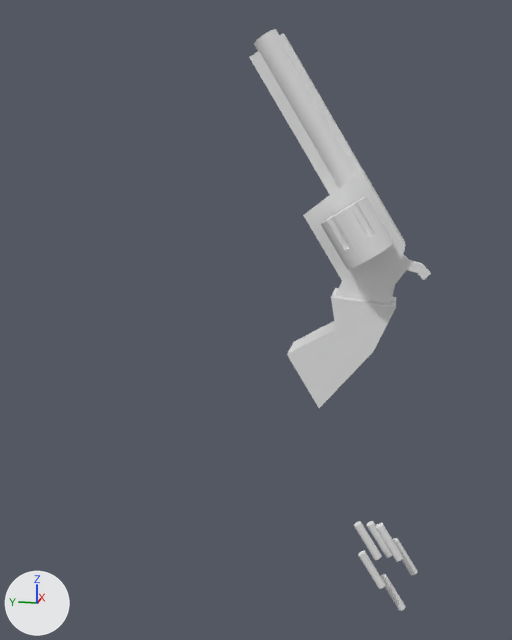
Two versions of the glTF model Models/Guns/revolver.glb, one commit apart.
Camera for both pictures: a camera (50 mm lens) standing at (-0.856, -0.042, 0.115) and looking at (-0.018, 0.126, -0.095). The axes (+X, +Y, +Z) are drawn at lower left. The lights are the same throughout. Both versions are drawn at frame 26 of the action 'Reload'; the numbers are the values there.

The first picture shows 'Bullet1', 'Bullet2', 'Bullet3', 'Bullet4', 'Bullet5', 'Bullet6', 'Cube', 'Cube.001', 'Cube.002', 'Cylinder', 'Cylinder.001'.
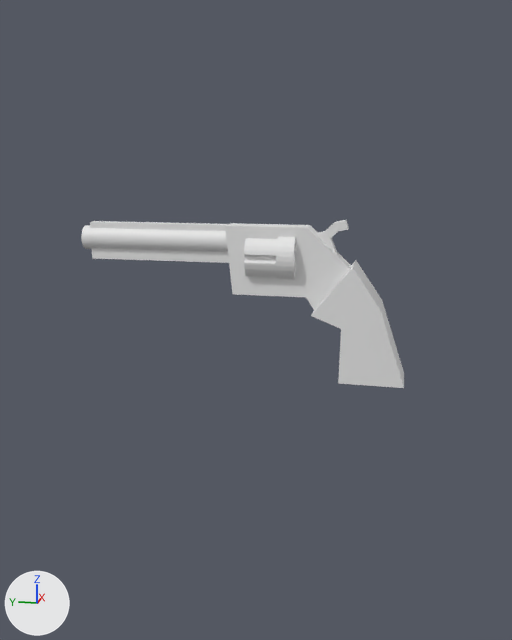
The change, as a diff of the scene's bpy script:
```diff
--- a/Models/Guns/revolver.glb.py
+++ b/Models/Guns/revolver.glb.py
@@ ob_bullet4 @@
 ob_bullet4 = bpy.data.objects.new('Bullet4', me_cylinder_012)
-ob_bullet4.parent = ob_bone_003
-ob_bullet4.location = (0.0, 0.0, 0.025)
-ob_bullet4.rotation_euler = (0.0, -3.142, 0.0)  # degrees (0, -180, 0)
+ob_bullet4.location = (0.0, 0.102, -0.0389)
+ob_bullet4.rotation_euler = (1.571, -3.142, 0.0)  # degrees (90, -180, 0)
 ob_bullet4.scale = (0.005, 0.005, 0.025)
@@ ob_bullet5 @@
 ob_bullet5 = bpy.data.objects.new('Bullet5', me_cylinder_013)
-ob_bullet5.parent = ob_bone_004
-ob_bullet5.location = (0.0, 0.0, 0.025)
-ob_bullet5.rotation_euler = (0.0, 3.142, 1.047)  # degrees (0, 180, 60)
+ob_bullet5.location = (-0.019, 0.102, -0.0279)
+ob_bullet5.rotation_euler = (1.571, -2.094, 0.0)  # degrees (90, -120, 0)
 ob_bullet5.scale = (0.005, 0.005, 0.025)
@@ ob_bullet6 @@
 ob_bullet6 = bpy.data.objects.new('Bullet6', me_cylinder_014)
-ob_bullet6.parent = ob_bone_005
-ob_bullet6.location = (0.0, 0.0, 0.025)
-ob_bullet6.rotation_euler = (-3.142, 0.0, -1.047)  # degrees (-180, 0, -60)
+ob_bullet6.location = (-0.019, 0.102, -0.00589)
+ob_bullet6.rotation_euler = (1.571, -1.047, 0.0)  # degrees (90, -60, 0)
 ob_bullet6.scale = (0.005, 0.005, 0.025)
@@ ob_bullet1 @@
 ob_bullet1 = bpy.data.objects.new('Bullet1', me_cylinder_009)
-ob_bullet1.parent = ob_bone_006
-ob_bullet1.location = (0.0, 0.0, 0.025)
-ob_bullet1.rotation_euler = (-3.142, 0.0, 0.0)  # degrees (-180, 0, 0)
+ob_bullet1.location = (0.0, 0.102, 0.0051)
+ob_bullet1.rotation_euler = (1.571, 0.0, 0.0)  # degrees (90, 0, 0)
 ob_bullet1.scale = (0.005, 0.005, 0.025)
@@ ob_bullet2 @@
 ob_bullet2 = bpy.data.objects.new('Bullet2', me_cylinder_010)
-ob_bullet2.parent = ob_bone_007
-ob_bullet2.location = (0.0, 0.0, 0.025)
-ob_bullet2.rotation_euler = (-3.142, 0.0, 1.047)  # degrees (-180, 0, 60)
+ob_bullet2.location = (0.019, 0.102, -0.00589)
+ob_bullet2.rotation_euler = (1.571, 1.047, 0.0)  # degrees (90, 60, 0)
 ob_bullet2.scale = (0.005, 0.005, 0.025)
@@ ob_bullet3 @@
 ob_bullet3 = bpy.data.objects.new('Bullet3', me_cylinder_011)
-ob_bullet3.parent = ob_bone_008
-ob_bullet3.location = (0.0, 0.0, 0.025)
-ob_bullet3.rotation_euler = (0.0, 3.142, -1.047)  # degrees (0, 180, -60)
+ob_bullet3.location = (0.019, 0.102, -0.0279)
+ob_bullet3.rotation_euler = (1.571, 2.094, 0.0)  # degrees (90, 120, 0)
 ob_bullet3.scale = (0.005, 0.005, 0.025)
@@ ob_cylinder @@
 ob_cylinder = bpy.data.objects.new('Cylinder', me_cylinder)
-ob_cylinder.parent = ob_bone_001
-ob_cylinder.location = (0.0, 0.0, 0.0294)
-ob_cylinder.rotation_euler = (1.571, 0.0, 0.0)  # degrees (90, 0, 0)
+ob_cylinder.location = (0.0, 0.108, -0.0169)
@@ ob_cube_002 @@
 ob_cube_002 = bpy.data.objects.new('Cube.002', me_cube_003)
-ob_cube_002.parent = ob_bone_002
-ob_cube_002.location = (0.0, 0.0245, 0.0181)
-ob_cube_002.rotation_euler = (-0.148, 0.0, 0.0)  # degrees (-8.5, 0, 0)
+ob_cube_002.location = (0.0, 0.0485, 0.00338)
@@ ob_cube @@
 ob_cube = bpy.data.objects.new('Cube', me_cube_002)
-ob_cube.parent = ob_bone
-ob_cube.location = (0.0, 0.0708, 0.177)
-ob_cube.rotation_euler = (0.382, 0.0, 0.0)  # degrees (22, 0, 0)
+ob_cube.location = (0.0, 0.115, -0.0298)
@@ ob_cube_001 @@
 ob_cube_001 = bpy.data.objects.new('Cube.001', me_cube_001)
-ob_cube_001.parent = ob_bone
-ob_cube_001.location = (0.0, -0.00767, 0.0645)
-ob_cube_001.rotation_euler = (0.382, 0.0, 0.0)  # degrees (22, 0, 0)
+ob_cube_001.location = (0.0, 0.0, -0.105)
@@ ob_cylinder_001 @@
 ob_cylinder_001 = bpy.data.objects.new('Cylinder.001', me_cylinder_008)
-ob_cylinder_001.parent = ob_bone
-ob_cylinder_001.location = (0.0, 0.188, 0.256)
-ob_cylinder_001.rotation_euler = (0.382, 0.0, 0.0)  # degrees (22, 0, 0)
+ob_cylinder_001.location = (0.0, 0.253, 0.000103)
```

Pixel boxes (x1, y1, x2, y2) of what changed, in the pictures (512 x 640 px):
'Cube', moved, turned: before (249, 34, 405, 304); after (90, 221, 351, 311)
'Cube.001', moved, turned: before (287, 288, 396, 408); after (311, 260, 404, 388)
'Cylinder.001', moved, turned: before (254, 29, 357, 188); after (81, 225, 228, 252)
'Cylinder', moved, turned: before (321, 196, 394, 269); after (244, 236, 296, 280)
'Cube.002', moved, turned: before (396, 254, 431, 283); after (316, 220, 349, 255)
'Bullet6', moved, turned: before (358, 551, 385, 589); after (294, 246, 297, 254)
'Bullet1', moved, turned (not visible afterwards): before (354, 521, 382, 560)
'Bullet2', moved, turned (not visible afterwards): before (376, 523, 403, 561)
'Bullet5', moved, turned: before (381, 574, 406, 611); after (294, 264, 296, 272)
'Bullet4', moved, turned (not visible afterwards): before (367, 521, 392, 558)
'Bullet3', moved, turned (not visible afterwards): before (393, 538, 418, 576)
